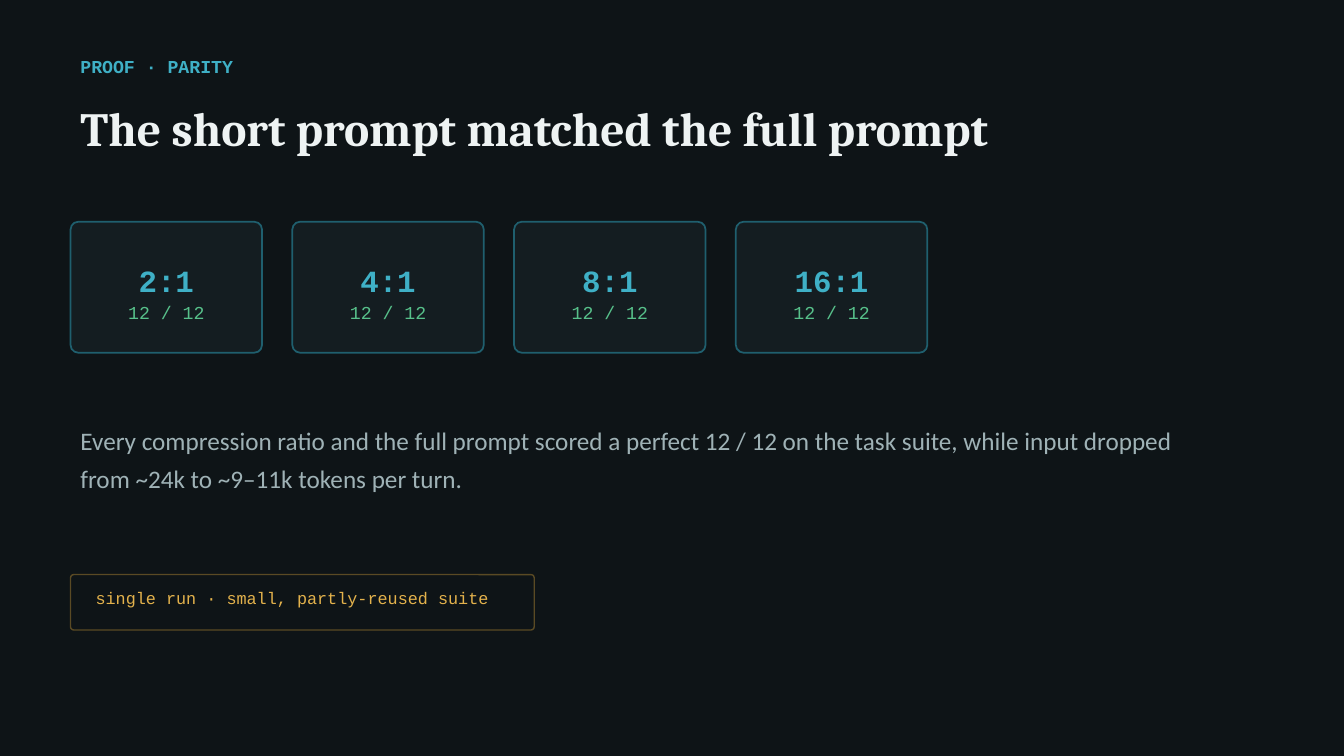
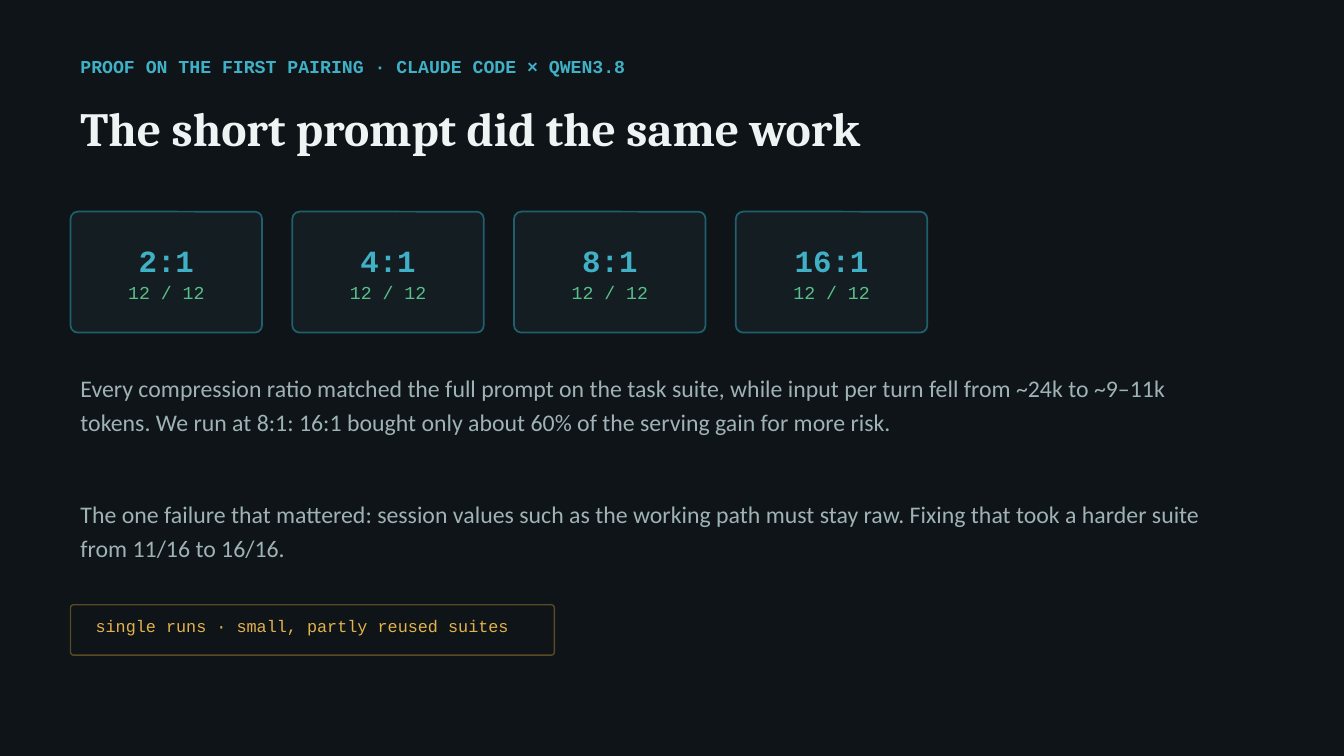
Before and after one commit to arunmenon/gisting-coding-agent, a slide deck: slide 6 of Gisting-CTO-deck.pptx. Drawn at 1344x756 pixels with LibreOffice and Linux fonts; fonts in the diff are those of the drawing. Boxes give left, top, right and bottom in pixels: in the first picture for what was removed or moved away, otherwise in the second. Text is boxed around its words. In the diff, an @@ line names an element or a change of style, - is before the commit and + after.

Commit message:
Deck: reframe gisting as a Lattice cost pillar
Four-lever cost equation (meta-harness, gisting, adaptive routing,
distillation), recipe with a per-pairing span study as step zero,
portable vs per-pairing split, Jetstream PDLC fit (inner loop, outer
loop, memory), ask for a second harness and model pairing. Run-level
corrections and the per-dollar table move to the appendix. HTML and
PowerPoint rebuilt in sync; white paper content unchanged.

```diff
--- a/Gisting-CTO-deck.pptx
+++ b/Gisting-CTO-deck.pptx
@@ text at (80,61,625,77): text changed @@
-PROOF · PARITY
+PROOF ON THE FIRST PAIRING · CLAUDE CODE × QWEN3.8
@@ text at (80,113,860,156): text changed @@
-The short prompt matched the full prompt
+The short prompt did the same work
@@ text "2:1": place and size @@
-text "2:1" at (128,271,205,319)
+text "2:1" at (128,251,205,299)
@@ rounded rectangle: place and size @@
-rounded rectangle at (71,222,262,353)
+rounded rectangle at (71,212,262,333)
@@ text "4:1": place and size @@
-text "4:1" at (350,271,426,319)
+text "4:1" at (350,251,426,299)
@@ rounded rectangle: place and size @@
-rounded rectangle at (292,222,484,353)
+rounded rectangle at (292,212,484,333)
@@ text "8:1": place and size @@
-text "8:1" at (572,271,648,319)
+text "8:1" at (572,251,648,299)
@@ rounded rectangle: place and size @@
-rounded rectangle at (514,222,706,353)
+rounded rectangle at (514,212,706,333)
@@ text "16:1": place and size @@
-text "16:1" at (793,271,870,319)
+text "16:1" at (793,251,870,299)
@@ rounded rectangle: place and size @@
-rounded rectangle at (736,222,928,353)
+rounded rectangle at (736,212,928,333)
@@ text at (80,380,1165,435): text changed; size 18 to 17 pt @@
-Every compression ratio and the full prompt scored a perfect 12 / 12 on the task suite, while input dropped from ~24k to ~9–11k tokens per turn.
+Every compression ratio matched the full prompt on the task suite, while input per turn fell from ~24k to ~9–11k tokens. We run at 8:1: 16:1 bought only about 60% of the serving gain for more risk.
@@ text added at (80,506,1199,558), 17 pt, text #9FB2B6 @@
+The one failure that mattered: session values such as the working path must stay raw. Fixing that took a harder suite from 11/16 to 16/16.
@@ rounded rectangle: place and size @@
-rounded rectangle at (71,575,534,630)
+rounded rectangle at (71,605,555,655)
@@ text at (96,620,508,636): text changed @@
-single run · small, partly-reused suite
+single runs · small, partly reused suites
```
Also in this commit, not shown: 6 other slides changed, 8 slides added, 7 slides removed, 4 other files.
